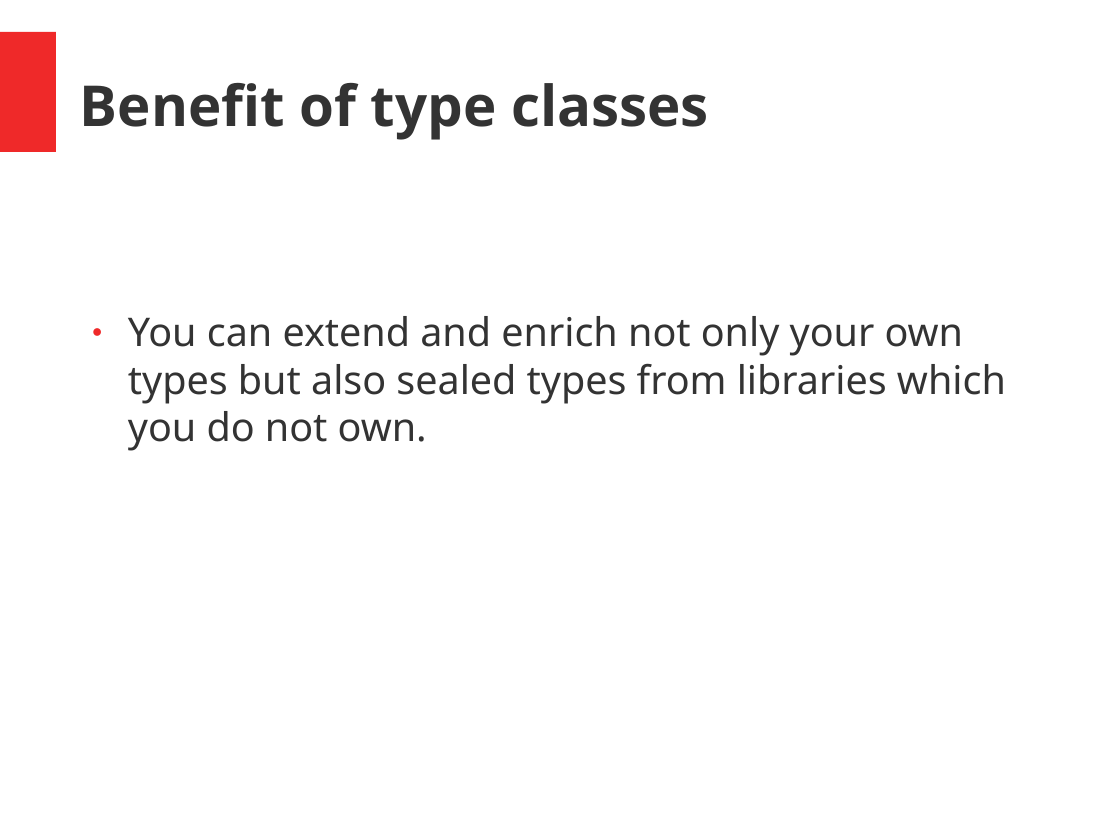
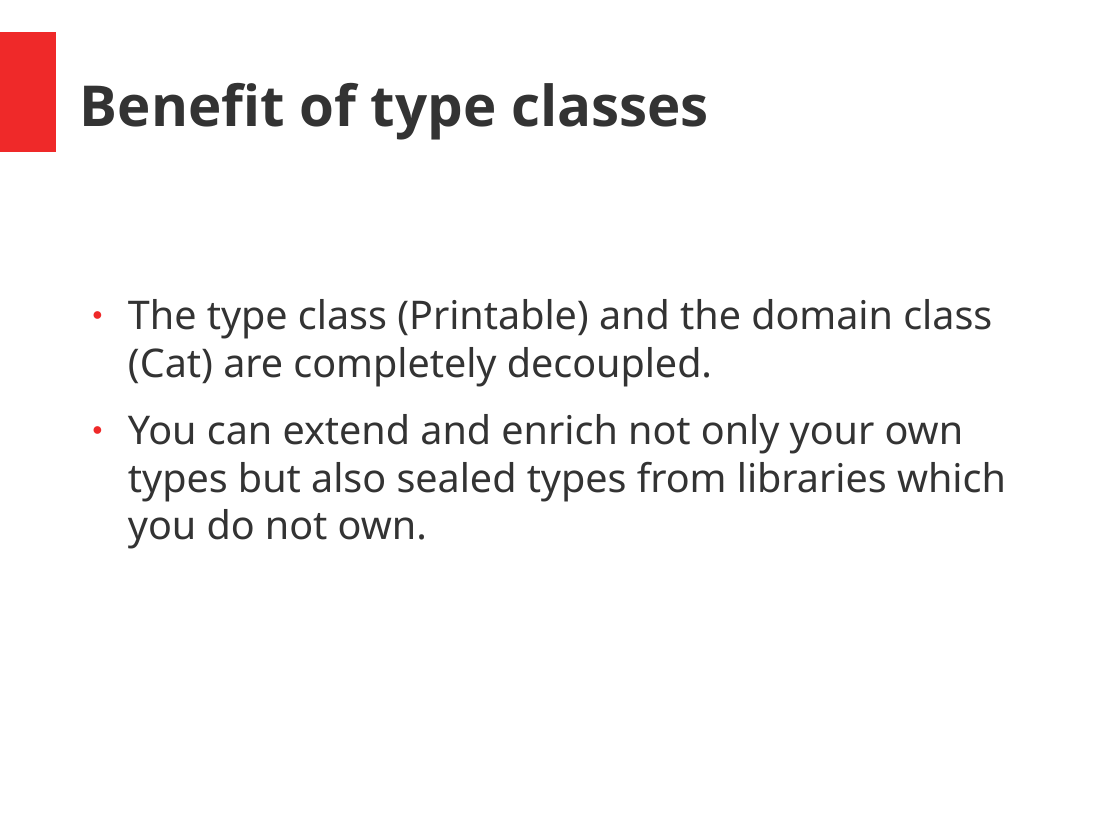
Before and after one commit to hermannhueck/typeclasses, a slide deck: slide 15 of Slides/TypeClasses.pptx. Drawn at 1120x840 pixels with LibreOffice and Linux fonts; fonts in the diff are those of the drawing. Boxes give left, top, right and bottom in pixels: in the first picture for what was removed or moved away, otherwise in the second. Text is boxed around its words. In the diff, an @@ line names an element or a change of style, - is before the commit and + after.

Commit message:
Slides updated

```diff
--- a/Slides/TypeClasses.pptx
+++ b/Slides/TypeClasses.pptx
@@ text at [128, 299, 992, 387]: paragraph added @@
+● The type class (Printable) and the domain class (Cat) are completely decoupled.
```
Also in this commit, not shown: 3 slides added, 1 other file.
